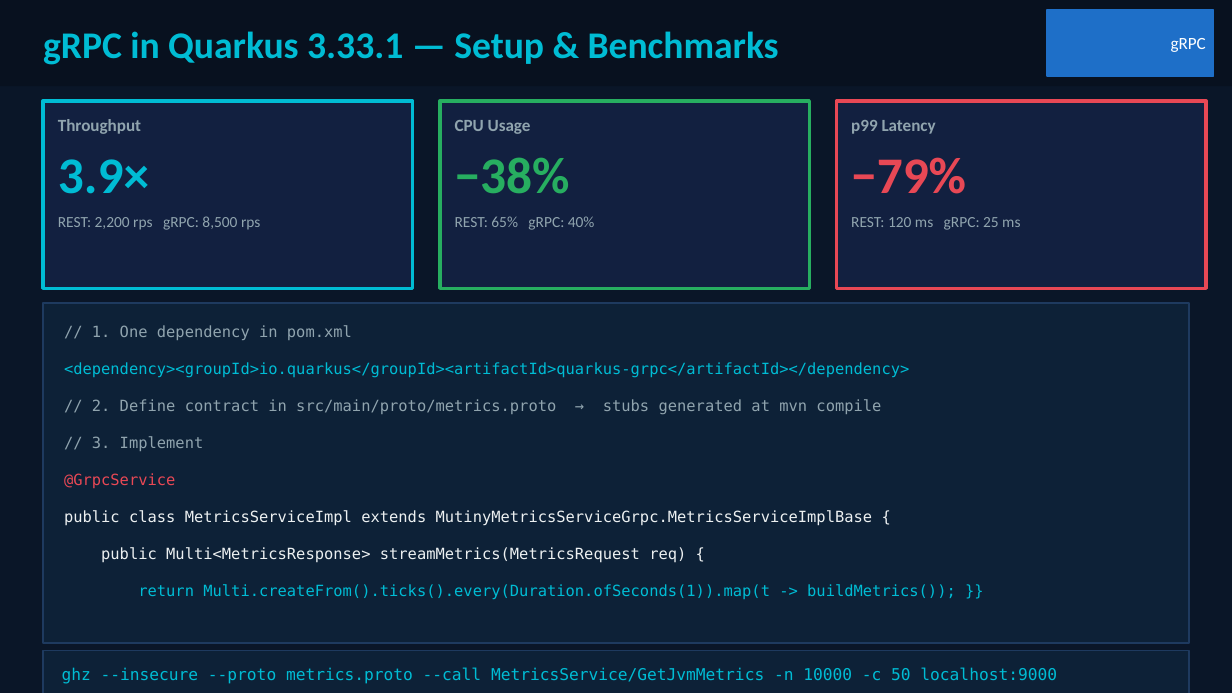
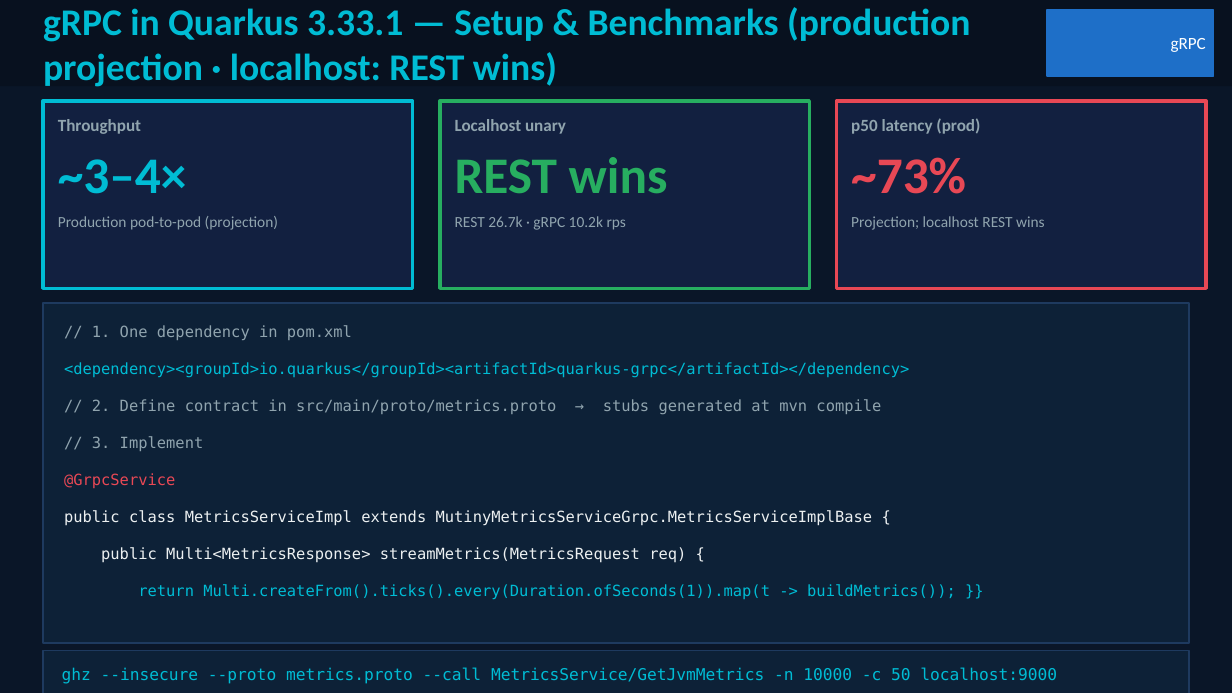
Before and after one commit to patterncatalyst/quarkus-optimization, a slide deck: slide 35 of presentation/optimizing-quarkus-on-kubernetes.pptx. Drawn at 1232x693 pixels with LibreOffice and Linux fonts; fonts in the diff are those of the drawing. Boxes give left, top, right and bottom in pixels: in the first picture for what was removed or moved away, otherwise in the second. Text is boxed around its words. In the diff, an @@ line names an element or a change of style, - is before the commit and + after.

```diff
--- a/presentation/optimizing-quarkus-on-kubernetes.pptx
+++ b/presentation/optimizing-quarkus-on-kubernetes.pptx
@@ text at [43,7,970,87]: text changed @@
-gRPC in Quarkus 3.33.1 — Setup & Benchmarks
+gRPC in Quarkus 3.33.1 — Setup & Benchmarks (production projection · localhost: REST wins)
@@ text at [455,119,566,134]: text changed @@
-CPU Usage
+Localhost unary
@@ text at [851,118,980,134]: text changed @@
-p99 Latency
+p50 latency (prod)
@@ text at [58,159,187,194]: text changed @@
-3.9×
+~3–4×
@@ text at [455,157,668,194]: text changed @@
-−38%
+REST wins
@@ text at [851,157,966,194]: text changed @@
-−79%
+~73%
@@ text at [58,216,278,230]: text changed @@
-REST: 2,200 rps gRPC: 8,500 rps
+Production pod-to-pod (projection)
@@ text at [455,216,626,230]: text changed @@
-REST: 65% gRPC: 40%
+REST 26.7k · gRPC 10.2k rps
@@ text at [851,216,1045,230]: text changed @@
-REST: 120 ms gRPC: 25 ms
+Projection; localhost REST wins
```
Also in this commit, not shown: 10 other slides changed, 1 other file.
